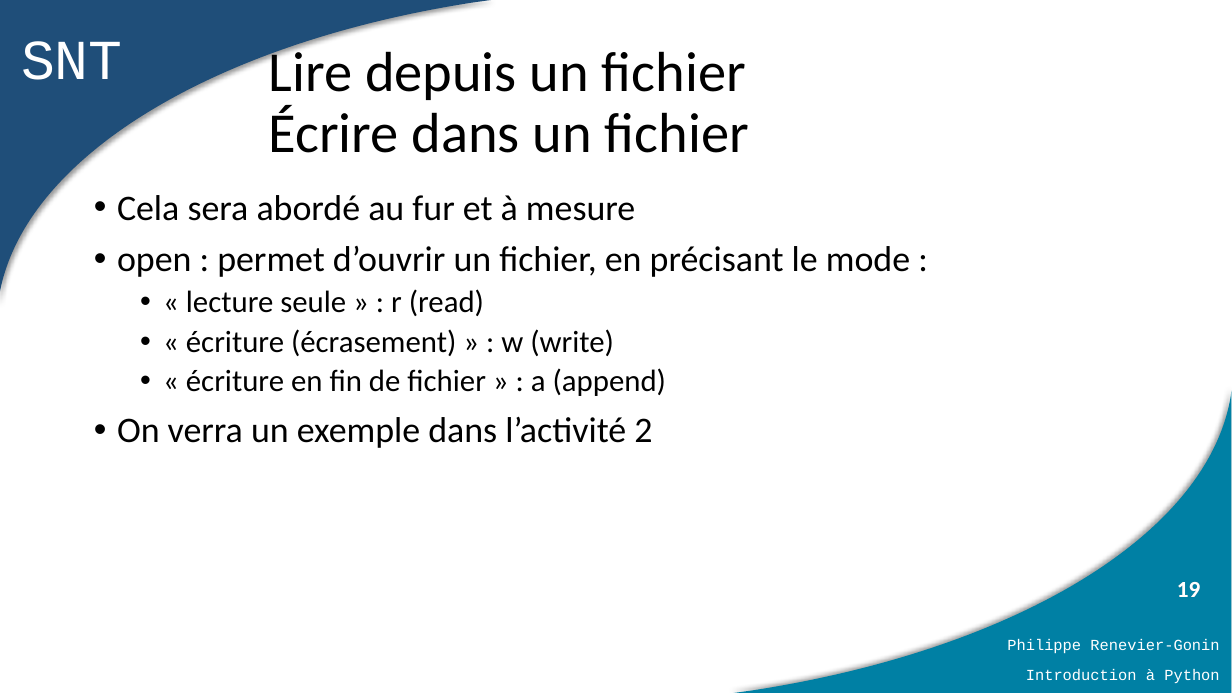
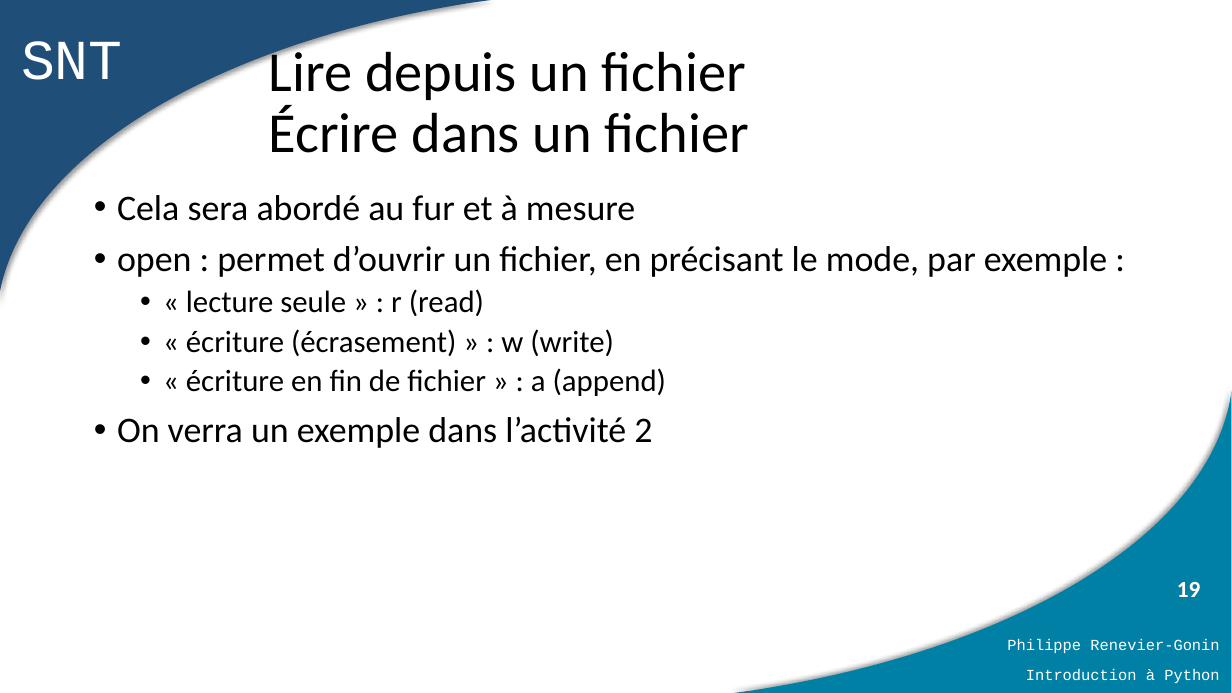
Before and after one commit to PhilippeRenevierGonin/snt, a slide deck: slide 19 of 01_python/cours/02_présentation de python.pptx. Drawn at 1232x693 pixels with LibreOffice and Linux fonts; fonts in the diff are those of the drawing. Boxes give left, top, right and bottom in pixels: in the first picture for what was removed or moved away, otherwise in the second. Text is boxed around its words. In the diff, an @@ line names an element or a change of style, - is before the commit and + after.

```diff
--- a/01_python/cours/02_présentation de python.pptx
+++ b/01_python/cours/02_présentation de python.pptx
@@ text at box(117, 246, 1107, 277): text changed @@
-• open : permet d’ouvrir un fichier, en précisant le mode :
+• open : permet d’ouvrir un fichier, en précisant le mode, par exemple :
```
Also in this commit, not shown: 4 other slides changed, 11 other files.
